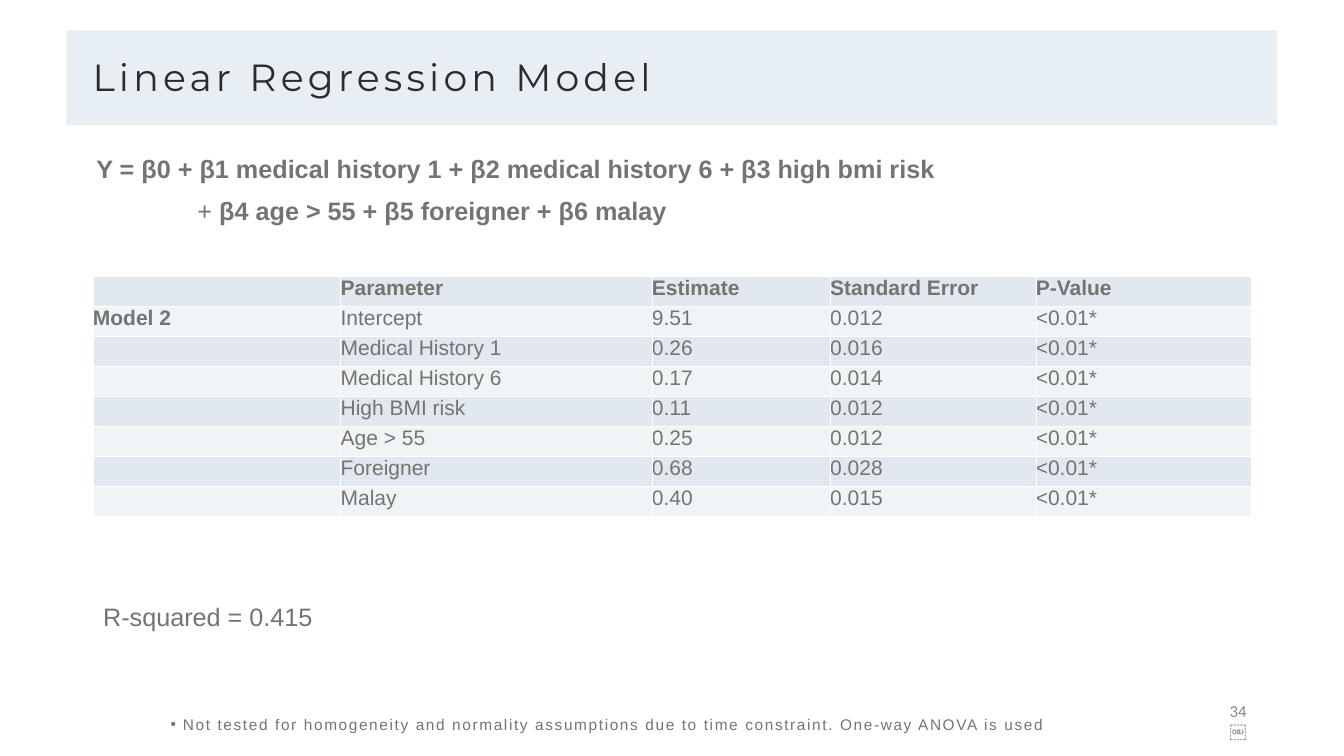
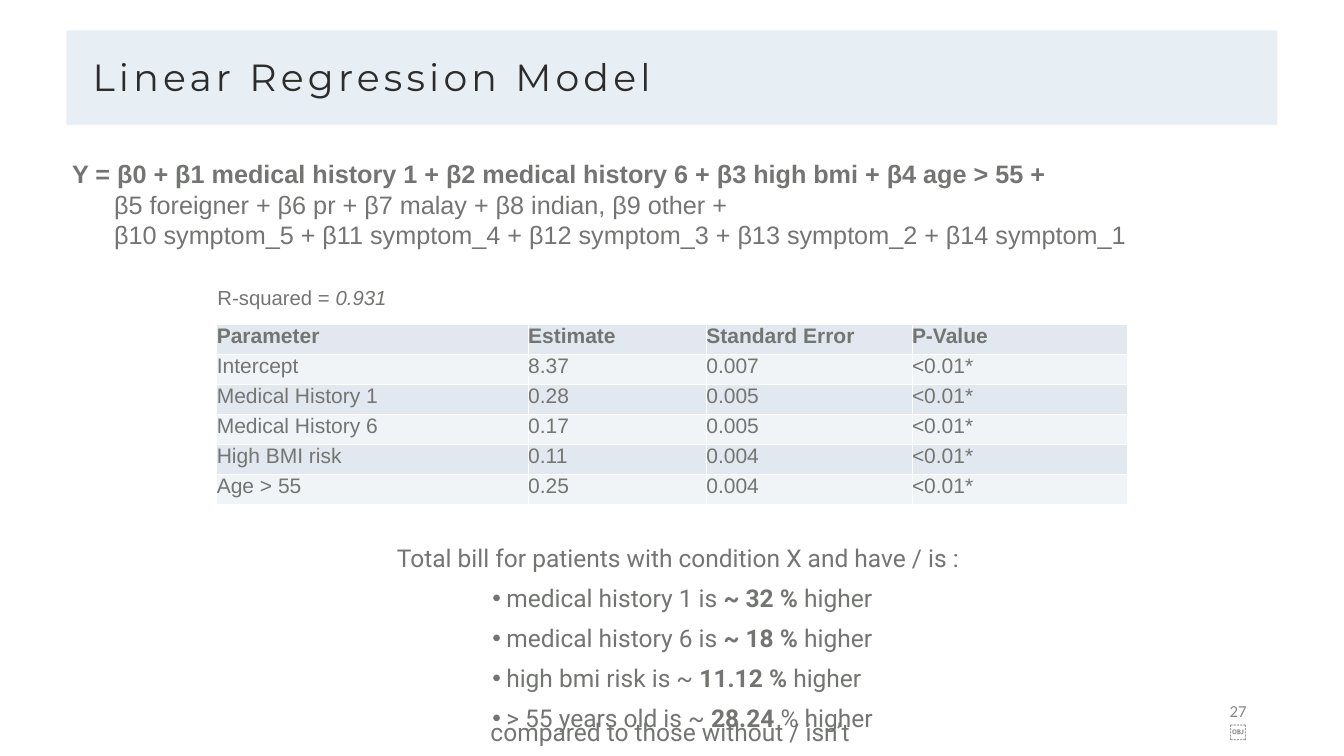
Before and after one commit to joannasyeow/Holmusk_Healthcare_Data, a slide deck: slide 27 of slides.pptx (slide 34 before the commit). Drawn at 1344x756 pixels with LibreOffice and Linux fonts; fonts in the diff are those of the drawing. Boxes give left, top, right and bottom in pixels: in the first picture for what was removed or moved away, otherwise in the second. Text is boxed around its words. In the diff, an @@ line names an element or a change of style, - is before the commit and + after.

```diff
--- a/slides.pptx
+++ b/slides.pptx
@@ text at [72, 165, 1125, 249]: text changed; bold off @@
-Y = β0 + β1 medical history 1 + β2 medical history 6 + β3 high bmi risk
+Y = β0 + β1 medical history 1 + β2 medical history 6 + β3 high bmi + β4 age > 55 +
+β5 foreigner + β6 pr + β7 malay + β8 indian, β9 other +
+β10 symptom_5 + β11 symptom_4 + β12 symptom_3 + β13 symptom_2 + β14 symptom_1
@@ text removed at [219, 202, 666, 226] @@
-+ β4 age > 55 + β5 foreigner + β6 malay
@@ text at [217, 290, 387, 309]: text changed; size 36 to 29 pt @@
-R-squared = 0.415
+R-squared = 0.931
@@ table at [217, 324, 1127, 501] @@
- | Parameter | Estimate | Standard Error | P-Value
-Model 2 | Intercept | 9.51 | 0.012 | <0.01*
- | Medical History 1 | 0.26 | 0.016 | <0.01*
- | Medical History 6 | 0.17 | 0.014 | <0.01*
- | High BMI risk | 0.11 | 0.012 | <0.01*
- | Age > 55 | 0.25 | 0.012 | <0.01*
- | Foreigner | 0.68 | 0.028 | <0.01*
- | Malay | 0.40 | 0.015 | <0.01*
+Parameter | Estimate | Standard Error | P-Value
+Intercept | 8.37 | 0.007 | <0.01*
+Medical History 1 | 0.28 | 0.005 | <0.01*
+Medical History 6 | 0.17 | 0.005 | <0.01*
+High BMI risk | 0.11 | 0.004 | <0.01*
+Age > 55 | 0.25 | 0.004 | <0.01*
@@ table: place and size @@
-table at [93, 276, 1251, 513]
+table at [217, 324, 1127, 501]
@@ text added at [397, 548, 947, 572], 35 pt, text #737572 @@
+Total bill for patients with condition X and have / is :
@@ text added at [506, 588, 873, 733], 35 pt, text #737572 @@
+    • medical history 1 is ~ 32 % higher
+    • medical history 6 is ~ 18 % higher
+    • high bmi risk is ~ 11.12 % higher
+    • > 55 years old is ~ 28.24 % higher
@@ text removed at [168, 704, 1310, 734] @@
-• Not tested for homogeneity and normality assumptions due to time constraint. One-way ANOVA is used
@@ text added at [490, 719, 850, 746], 35 pt, text #737572 @@
+compared to those without / isn’t
@@ page number at [1230, 706, 1247, 717]: text changed @@
-34￼
+27￼
```
Also in this commit, not shown: 22 other slides changed, 7 slides added, 10 slides removed, 13 other files.
